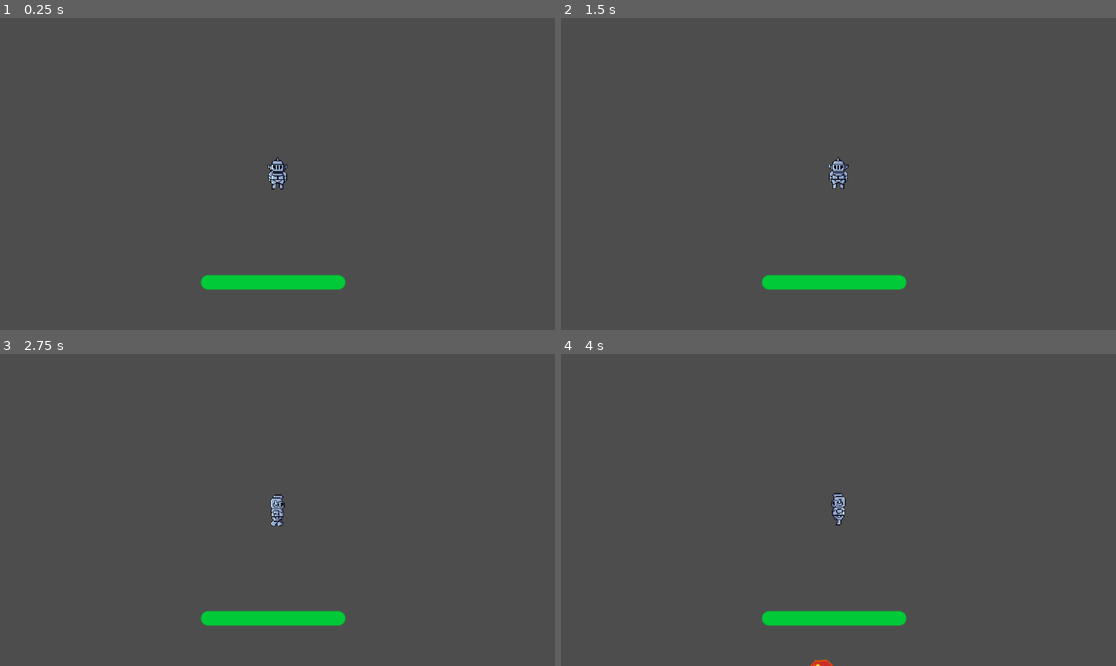
Above: before the commit, frames 1-4 (two rows, left to right).
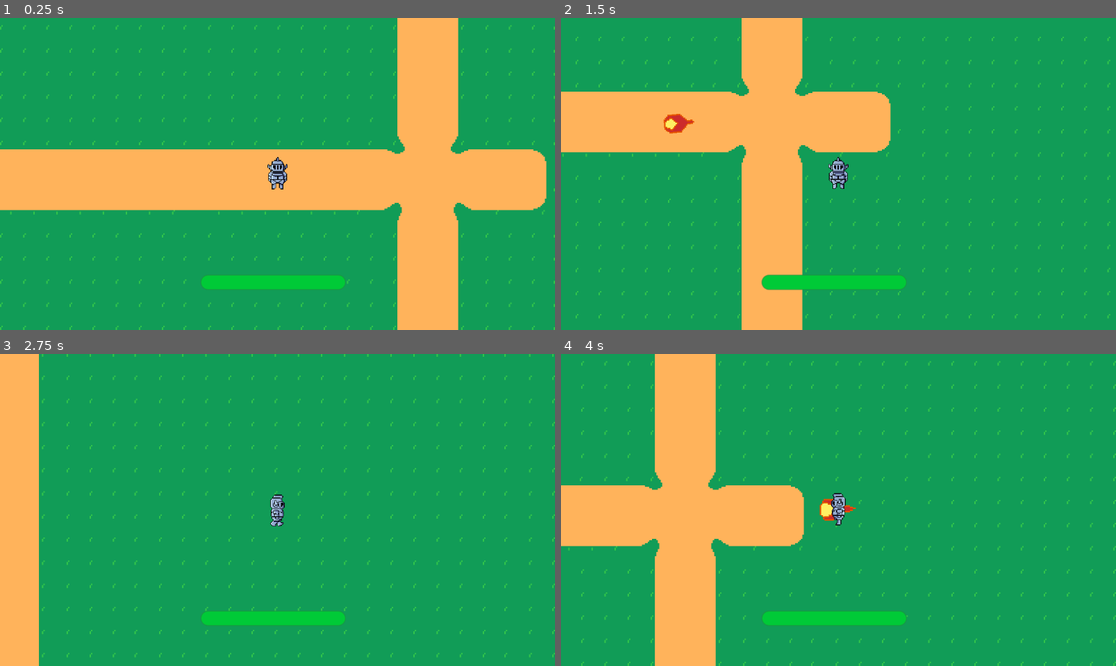
Above: after the commit, the same moments.

Repository: Laozey/Beginner-Game-Jam-2024
Game: Godot game, scene res://Levels/Template/level.tscn
The game is run twice, just before and just after one commit, with the same random seed, the same clock (stepped at 60 frames per second) and the same inputs. This scene is started directly instead of the project's main scene.
Inputs:
- Up to frame 1 (0.25 s): no input
- Up to frame 2 (1.5 s): tap Enter at 0.5 s; hold D (right) 0.53-1.28 s; hold S (down) from 1.28 s (still down)
- Up to frame 3 (2.75 s): release S (down) at 2.03 s; hold D (right) from 2.03 s (still down)
- Up to frame 4 (4 s): release D (right) at 2.78 s; hold W (up) 2.78-3.53 s; hold A (left) from 3.53 s (still down)

The runs differ from the first frame. In frame 1, 99% of the frame differs, in the area x 0-100%, y 0-100%; in frame 2, 99%; in frame 3, 99%; in frame 4, 99%.

Commit message:
Weapon

Diff:
--- a/Component/hit_box.gd
+++ b/Component/hit_box.gd
@@ -11,9 +11,9 @@
 			last_hit.emit()
 
 
-func init(_damage: float, _hit_count: int) -> void:
+func init(_damage: float, pierce: int) -> void:
 	damage = _damage
-	hit_count = max(1, _hit_count)
+	hit_count = 1 + pierce
 
 
 func get_hit() -> float:
--- a/Levels/Template/level.tscn
+++ b/Levels/Template/level.tscn
@@ -1,10 +1,39 @@
-[gd_scene load_steps=2 format=3 uid="uid://d4mkuwnycuhuv"]
+[gd_scene load_steps=5 format=3 uid="uid://d4mkuwnycuhuv"]
 
 [ext_resource type="PackedScene" uid="uid://cog2k3ap0730j" path="res://Player/player.tscn" id="1_54rh8"]
+[ext_resource type="PackedScene" uid="uid://cswl60y8rbigp" path="res://Levels/level_map.tscn" id="2_x62lw"]
+[ext_resource type="PackedScene" uid="uid://bhomnw2fj6b6m" path="res://Weapons/Fireball/Weapon/fireball_weapon.tscn" id="3_vria4"]
+
+[sub_resource type="Curve2D" id="Curve2D_uwo64"]
+_data = {
+"points": PackedVector2Array(0, 0, 0, 0, -845, -467, 0, 0, 0, 0, -853, 399, 0, 0, 0, 0, 493, 401, 0, 0, 0, 0, 497, -463, 0, 0, 0, 0, -845, -467)
+}
+point_count = 5
 
 [node name="Level" type="Node"]
 
-[node name="ProjectilePool" type="Node" parent="." groups=["ProjectilePool"]]
+[node name="TileMap" parent="." instance=ExtResource("2_x62lw")]
 
 [node name="Player" parent="." instance=ExtResource("1_54rh8")]
 position = Vector2(576, 324)
+
+[node name="Weapons" parent="Player" index="4" node_paths=PackedStringArray("projectile_pool")]
+projectile_pool = NodePath("../../ProjectilePool")
+
+[node name="Fireball" parent="Player/Weapons" index="0" instance=ExtResource("3_vria4")]
+
+[node name="Path2D" type="Path2D" parent="Player"]
+curve = SubResource("Curve2D_uwo64")
+
+[node name="PathFollow2D" type="PathFollow2D" parent="Player/Path2D"]
+unique_name_in_owner = true
+position = Vector2(-845, -467)
+rotation = 1.58003
+
+[node name="ProjectilePool" type="Node" parent="."]
+
+[node name="EnemyPool" type="Node" parent="."]
+
+[connection signal="projectile_fired" from="Player/Weapons/Fireball" to="ProjectilePool" method="add_child"]
+
+[editable path="Player"]
--- a/Levels/test_level.tscn
+++ b/Levels/test_level.tscn
@@ -1,15 +1,9 @@
-[gd_scene load_steps=6 format=3 uid="uid://b0bg72kvqeclq"]
+[gd_scene load_steps=5 format=3 uid="uid://b0bg72kvqeclq"]
 
 [ext_resource type="Script" path="res://Levels/test_level.gd" id="1_1pu40"]
 [ext_resource type="PackedScene" uid="uid://cog2k3ap0730j" path="res://Player/player.tscn" id="1_067r1"]
 [ext_resource type="PackedScene" uid="uid://colpjb7d1s1e3" path="res://Enemies/mob_walker.tscn" id="2_juu70"]
 [ext_resource type="PackedScene" uid="uid://cswl60y8rbigp" path="res://Levels/level_map.tscn" id="4_uhnku"]
-
-[sub_resource type="Curve2D" id="Curve2D_eusat"]
-_data = {
-"points": PackedVector2Array(0, 0, 0, 0, -845, -467, 0, 0, 0, 0, -853, 399, 0, 0, 0, 0, 493, 401, 0, 0, 0, 0, 497, -463, 0, 0, 0, 0, -845, -467)
-}
-point_count = 5
 
 [node name="TestLevel" type="Node2D"]
 script = ExtResource("1_1pu40")
@@ -20,14 +14,6 @@
 [node name="Player" parent="." instance=ExtResource("1_067r1")]
 position = Vector2(734, 346)
 
-[node name="Path2D" type="Path2D" parent="Player"]
-curve = SubResource("Curve2D_eusat")
-
-[node name="PathFollow2D" type="PathFollow2D" parent="Player/Path2D"]
-unique_name_in_owner = true
-position = Vector2(-845, -467)
-rotation = 1.58003
-
 [node name="Mob_Walker" parent="." instance=ExtResource("2_juu70")]
 position = Vector2(368, 191)
 
--- a/Player/player.tscn
+++ b/Player/player.tscn
@@ -6,8 +6,6 @@
 [ext_resource type="Script" path="res://Player/StateMachine/State/player_idle_state.gd" id="3_m80xp"]
 [ext_resource type="Script" path="res://Player/StateMachine/State/player_run_state.gd" id="4_d3xmu"]
 [ext_resource type="Script" path="res://Weapons/weapon_manager.gd" id="6_djw2s"]
-[ext_resource type="PackedScene" uid="uid://cv0leslbdf2et" path="res://Weapons/_Base Weapon/weapon.tscn" id="7_6r7s6"]
-[ext_resource type="Resource" uid="uid://dbvyydjdq4we7" path="res://Weapons/Fireball/Weapon/fireball_weapon_data.tres" id="8_omv3f"]
 [ext_resource type="Script" path="res://Component/health.gd" id="10_5k5ft"]
 [ext_resource type="Script" path="res://Component/hurt_box.gd" id="10_51xbm"]
 
@@ -175,15 +173,6 @@
 
 [node name="Weapons" type="Node2D" parent="."]
 script = ExtResource("6_djw2s")
-
-[node name="Weapon" parent="Weapons" instance=ExtResource("7_6r7s6")]
-collision_layer = 0
-collision_mask = 2
-weapon_data = ExtResource("8_omv3f")
-
-[node name="Cooldown" parent="Weapons/Weapon" index="1"]
-wait_time = 3.0
-autostart = true
 
 [node name="Health" type="Node" parent="."]
 script = ExtResource("10_5k5ft")
@@ -213,5 +202,3 @@
 zoom = Vector2(3, 3)
 
 [connection signal="damage_taken" from="HurtBox" to="Health" method="take_damage"]
-
-[editable path="Weapons/Weapon"]
--- a/Weapons/Boomerang/Projectile/boomerang_projectile.tscn
+++ b/Weapons/Boomerang/Projectile/boomerang_projectile.tscn
@@ -20,7 +20,6 @@
 collision_layer = 4
 collision_mask = 0
 script = ExtResource("3_iessd")
-hit_count = 1
 
 [node name="CollisionShape2D" type="CollisionShape2D" parent="HitBox" index="0"]
 shape = SubResource("CircleShape2D_8s7h5")
--- a/Weapons/Boomerang/Weapon/boomerang_weapon.tscn
+++ b/Weapons/Boomerang/Weapon/boomerang_weapon.tscn
@@ -1,7 +1,9 @@
-[gd_scene load_steps=3 format=3 uid="uid://c40oxgogiy6js"]
+[gd_scene load_steps=4 format=3 uid="uid://c40oxgogiy6js"]
 
 [ext_resource type="PackedScene" uid="uid://cv0leslbdf2et" path="res://Weapons/_Base Weapon/weapon.tscn" id="1_m6rvh"]
-[ext_resource type="Resource" uid="uid://co2wrsdv0ocku" path="res://Weapons/Boomerang/Weapon/boomerang_weapon_data.tres" id="2_0c1xn"]
+[ext_resource type="Script" path="res://Weapons/Boomerang/Weapon/boomerang_weapon.gd" id="2_qx2qu"]
+[ext_resource type="Resource" uid="uid://dbvyydjdq4we7" path="res://Weapons/Fireball/Weapon/fireball_weapon_data.tres" id="3_bi0su"]
 
 [node name="Boomerang" instance=ExtResource("1_m6rvh")]
-weapon_data = ExtResource("2_0c1xn")
+script = ExtResource("2_qx2qu")
+weapon_data = ExtResource("3_bi0su")
--- a/Weapons/Earthquake/Weapon/earthquake_weapon.tscn
+++ b/Weapons/Earthquake/Weapon/earthquake_weapon.tscn
@@ -1,7 +1,9 @@
-[gd_scene load_steps=3 format=3 uid="uid://cuk0rdqqm74ix"]
+[gd_scene load_steps=4 format=3 uid="uid://cuk0rdqqm74ix"]
 
 [ext_resource type="PackedScene" uid="uid://cv0leslbdf2et" path="res://Weapons/_Base Weapon/weapon.tscn" id="1_h302a"]
-[ext_resource type="Resource" uid="uid://bdk4mpltnbybf" path="res://Weapons/Earthquake/Weapon/earthquake_weapon_data.tres" id="2_fd84r"]
+[ext_resource type="Script" path="res://Weapons/Earthquake/Weapon/earthquake_weapon.gd" id="2_iy72v"]
+[ext_resource type="Resource" uid="uid://dbvyydjdq4we7" path="res://Weapons/Fireball/Weapon/fireball_weapon_data.tres" id="3_n2cxr"]
 
 [node name="Earthquake" instance=ExtResource("1_h302a")]
-weapon_data = ExtResource("2_fd84r")
+script = ExtResource("2_iy72v")
+weapon_data = ExtResource("3_n2cxr")
--- a/Weapons/Fireball/Weapon/fireball_weapon.tscn
+++ b/Weapons/Fireball/Weapon/fireball_weapon.tscn
@@ -1,7 +1,9 @@
-[gd_scene load_steps=3 format=3 uid="uid://bhomnw2fj6b6m"]
+[gd_scene load_steps=4 format=3 uid="uid://bhomnw2fj6b6m"]
 
 [ext_resource type="PackedScene" uid="uid://cv0leslbdf2et" path="res://Weapons/_Base Weapon/weapon.tscn" id="1_47dge"]
+[ext_resource type="Script" path="res://Weapons/Fireball/Weapon/fireball_weapon.gd" id="2_0w2jm"]
 [ext_resource type="Resource" uid="uid://dbvyydjdq4we7" path="res://Weapons/Fireball/Weapon/fireball_weapon_data.tres" id="2_58fe4"]
 
 [node name="Fireball" instance=ExtResource("1_47dge")]
+script = ExtResource("2_0w2jm")
 weapon_data = ExtResource("2_58fe4")
--- a/Weapons/Fireball/Weapon/fireball_weapon_data.tres
+++ b/Weapons/Fireball/Weapon/fireball_weapon_data.tres
@@ -6,6 +6,7 @@
 [resource]
 script = ExtResource("1_u5ori")
 projectile = ExtResource("1_wncje")
+rate_of_fire = 0.0
 projectile_count = 1
 spread_strategy = 0
 spread = 360.0
--- a/Weapons/Spear/Weapon/spear_weapon.tscn
+++ b/Weapons/Spear/Weapon/spear_weapon.tscn
@@ -1,7 +1,9 @@
-[gd_scene load_steps=3 format=3 uid="uid://cm80f5wvla1sd"]
+[gd_scene load_steps=4 format=3 uid="uid://cm80f5wvla1sd"]
 
 [ext_resource type="PackedScene" uid="uid://cv0leslbdf2et" path="res://Weapons/_Base Weapon/weapon.tscn" id="1_o3s7a"]
-[ext_resource type="Resource" uid="uid://it13rab1dtb2" path="res://Weapons/Spear/Weapon/spear_weapon_data.tres" id="2_obrxm"]
+[ext_resource type="Script" path="res://Weapons/Spear/Weapon/spear_weapon.gd" id="2_dbxm8"]
+[ext_resource type="Resource" uid="uid://dbvyydjdq4we7" path="res://Weapons/Fireball/Weapon/fireball_weapon_data.tres" id="3_p6wpq"]
 
 [node name="Spear" instance=ExtResource("1_o3s7a")]
-weapon_data = ExtResource("2_obrxm")
+script = ExtResource("2_dbxm8")
+weapon_data = ExtResource("3_p6wpq")
--- a/Weapons/_Base Projectile/base_projectile.tscn
+++ b/Weapons/_Base Projectile/base_projectile.tscn
@@ -3,4 +3,3 @@
 [node name="BaseProjectile" type="Node2D"]
 
 [node name="AnimatedSprite2D" type="AnimatedSprite2D" parent="."]
-z_index = 1
--- a/Weapons/_Base Weapon/weapon.gd
+++ b/Weapons/_Base Weapon/weapon.gd
@@ -1,5 +1,7 @@
 class_name Weapon
 extends Area2D
+
+signal projectile_fired(projectile: Projectile)
 
 @export var weapon_data: WeaponData
 
@@ -8,12 +10,11 @@
 
 func fire() -> void:
 	var projectiles: Array[Projectile] = []
-	var pool: Node = get_tree().get_first_node_in_group("ProjectilePool")
 	for _i in range(weapon_data.projectile_count):
-		var p = weapon_data.projectile.instantiate() as Projectile
-		pool.add_child(p)
-		p.global_position = global_position
-		projectiles.append(p)
+		var projectile = weapon_data.projectile.instantiate() as Projectile
+		projectile_fired.emit(projectile)
+		projectile.global_position = global_position
+		projectiles.append(projectile)
 	spread_projectiles(projectiles)
 
 
--- a/Weapons/_Base Weapon/weapon.tscn
+++ b/Weapons/_Base Weapon/weapon.tscn
@@ -1,16 +1,11 @@
-[gd_scene load_steps=3 format=3 uid="uid://cv0leslbdf2et"]
-
-[ext_resource type="Script" path="res://Weapons/_Base Weapon/weapon.gd" id="1_n8flk"]
-
-[sub_resource type="CircleShape2D" id="CircleShape2D_yq251"]
+[gd_scene format=3 uid="uid://cv0leslbdf2et"]
 
 [node name="Weapon" type="Area2D"]
-script = ExtResource("1_n8flk")
 
 [node name="CollisionShape2D" type="CollisionShape2D" parent="."]
-shape = SubResource("CircleShape2D_yq251")
 
 [node name="Cooldown" type="Timer" parent="."]
+autostart = true
 
 [node name="AudioStreamPlayer2D" type="AudioStreamPlayer2D" parent="."]
 
--- a/Weapons/weapon_manager.gd
+++ b/Weapons/weapon_manager.gd
@@ -1,7 +1,9 @@
 class_name WeaponManager
 extends Node2D
 
+@export var projectile_pool: Node
 
 func add_weapon(new_weapon: PackedScene) -> void:
 	var weapon = new_weapon.instantiate() as Weapon
+	weapon.projectile_fired.connect(projectile_pool.add_child)
 	add_child(weapon)
--- /dev/null
+++ b/pool.gd
@@ -0,0 +1,2 @@
+class_name Pool
+extends Node
Not shown: 1 places in Player/player.tscn that only renumber resources
